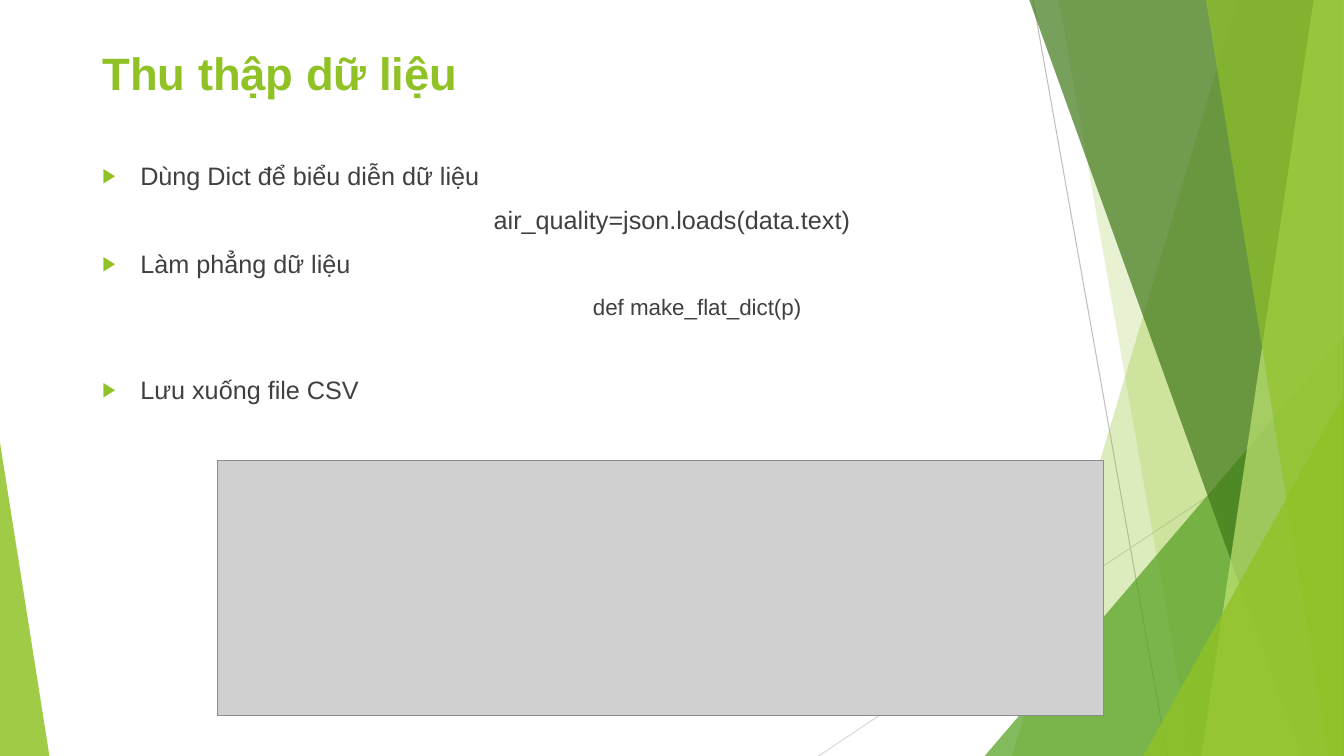
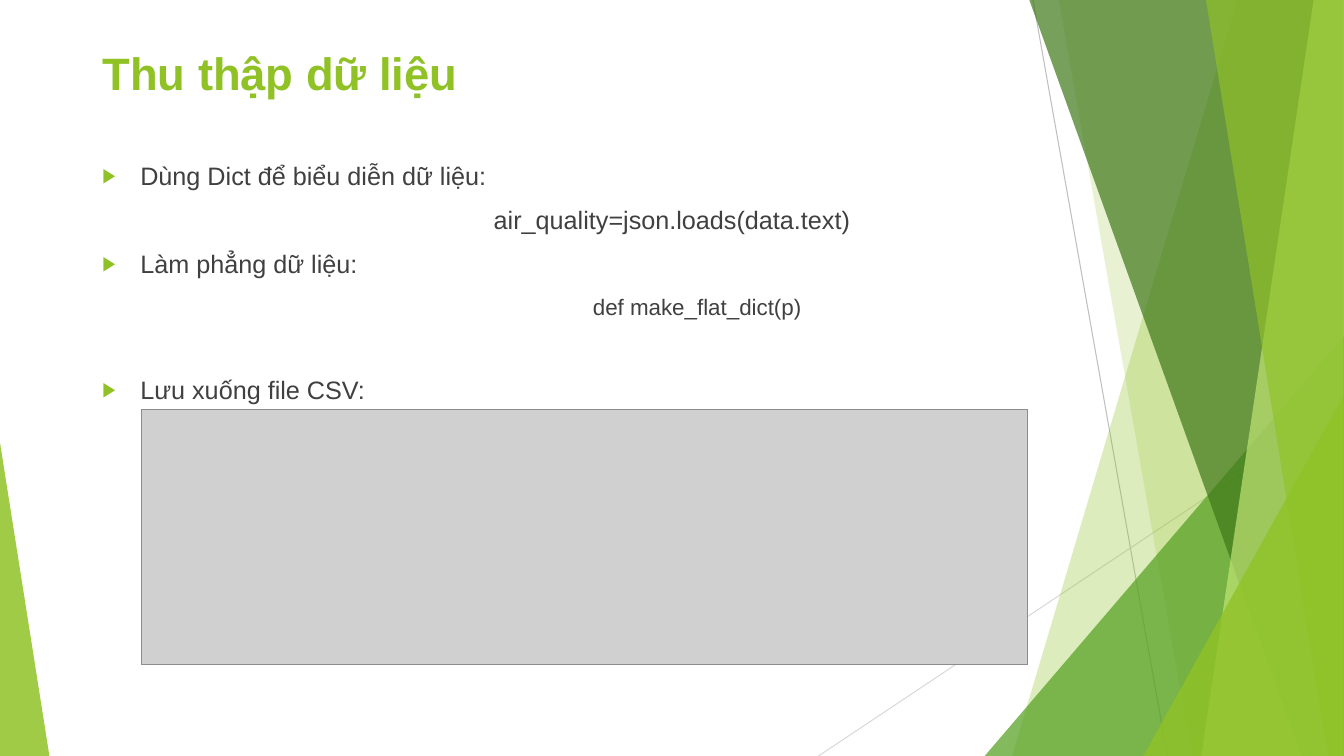
Before and after one commit to JustKidding2K/Data-science-Final-project, a slide deck: slide 6 of Slide.pptx. Drawn at 1344x756 pixels with LibreOffice and Linux fonts; fonts in the diff are those of the drawing; grey boxes stand for pictures. Boxes give left, top, right and bottom in pixels: in the first picture for what was removed or moved away, otherwise in the second. Text is boxed around its words. In the diff, an @@ line names an element or a change of style, - is before the commit and + after.

```diff
--- a/Slide.pptx
+++ b/Slide.pptx
@@ text at [140, 164, 486, 190]: text changed @@
-▶ Dùng Dict để biểu diễn dữ liệu
+▶ Dùng Dict để biểu diễn dữ liệu:
@@ text at [140, 253, 357, 279]: text changed @@
-▶ Làm phẳng dữ liệu
+▶ Làm phẳng dữ liệu:
@@ text at [140, 379, 365, 405]: text changed @@
-▶ Lưu xuống file CSV
+▶ Lưu xuống file CSV:
@@ picture: place and size @@
-picture at [218, 461, 1104, 716]
+picture at [141, 409, 1027, 664]
```
Also in this commit, not shown: 15 other slides changed, 1 other file.
